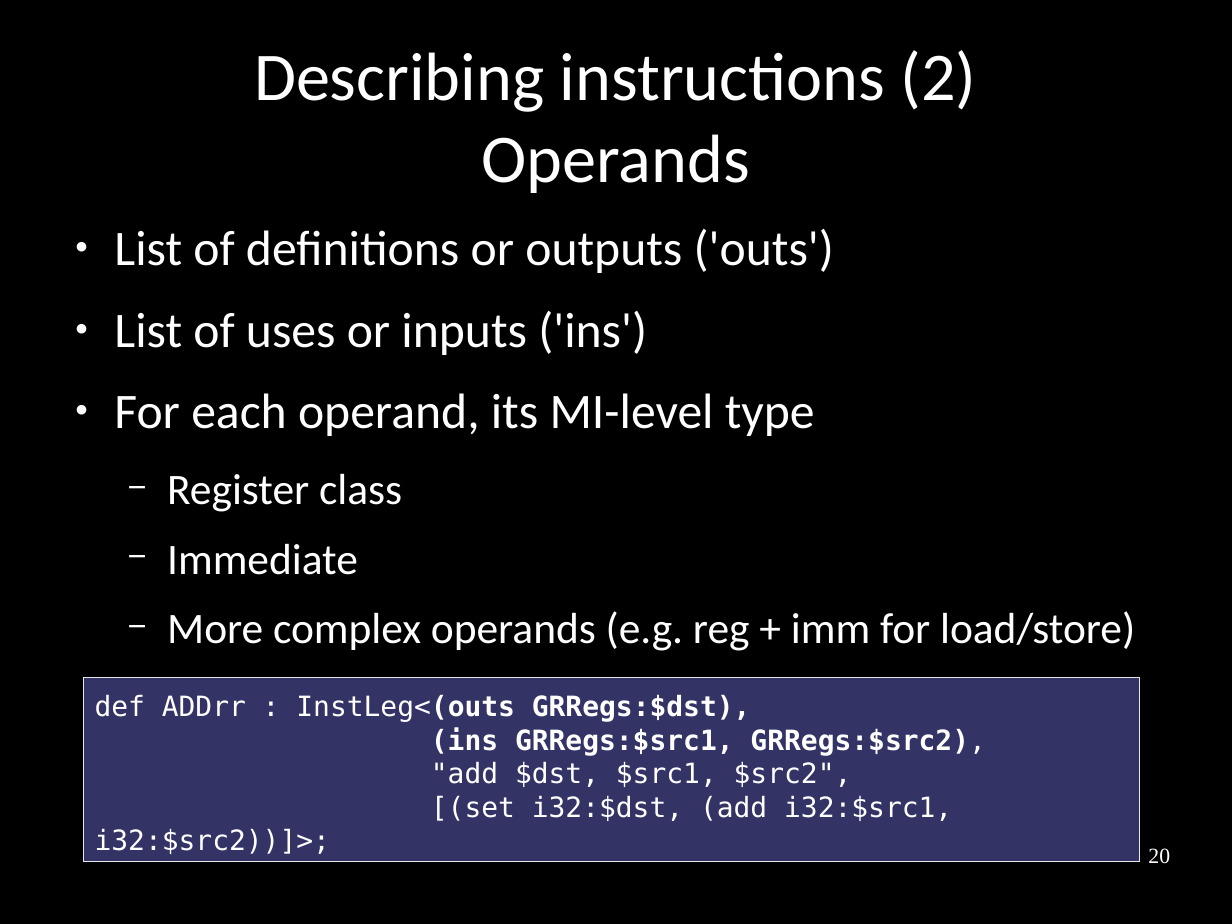
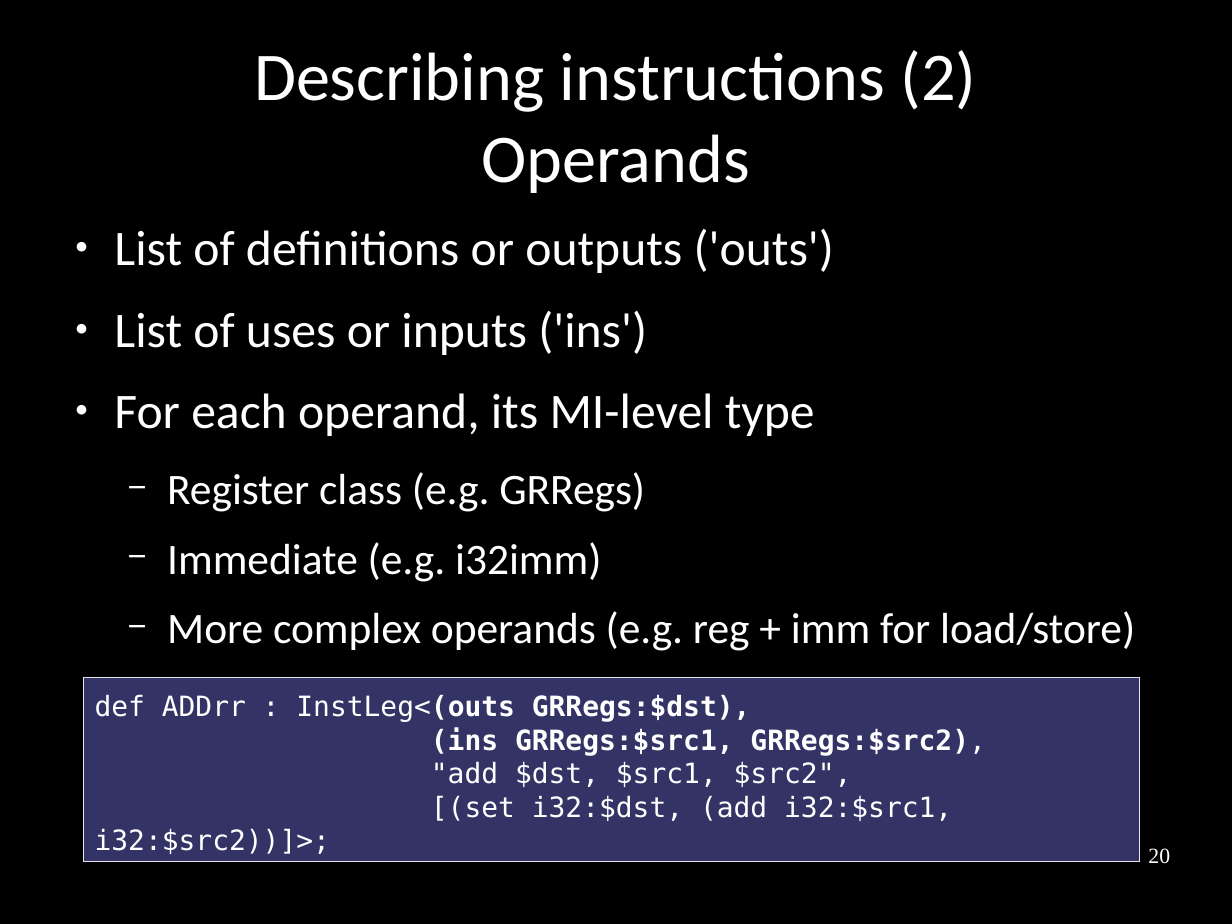
Before and after one commit to frasercrmck/llvm-leg, a slide deck: slide 20 of docs/Codeplay/Slides.odp. Drawn at 1232x924 pixels with LibreOffice and Linux fonts; fonts in the diff are those of the drawing. Boxes give left, top, right and bottom in pixels: in the first picture for what was removed or moved away, otherwise in the second. Text is boxed around its words. In the diff, an @@ line names an element or a change of style, - is before the commit and + after.

```diff
--- a/docs/Codeplay/Slides.odp
+++ b/docs/Codeplay/Slides.odp
@@ text at bbox=[167, 472, 645, 582]: text changed @@
-  − Register class
-  − Immediate
+  − Register class (e.g. GRRegs)
+  − Immediate (e.g. i32imm)
```
Also in this commit, not shown: 2 other slides changed, 4 slides added, 1 slide removed.
